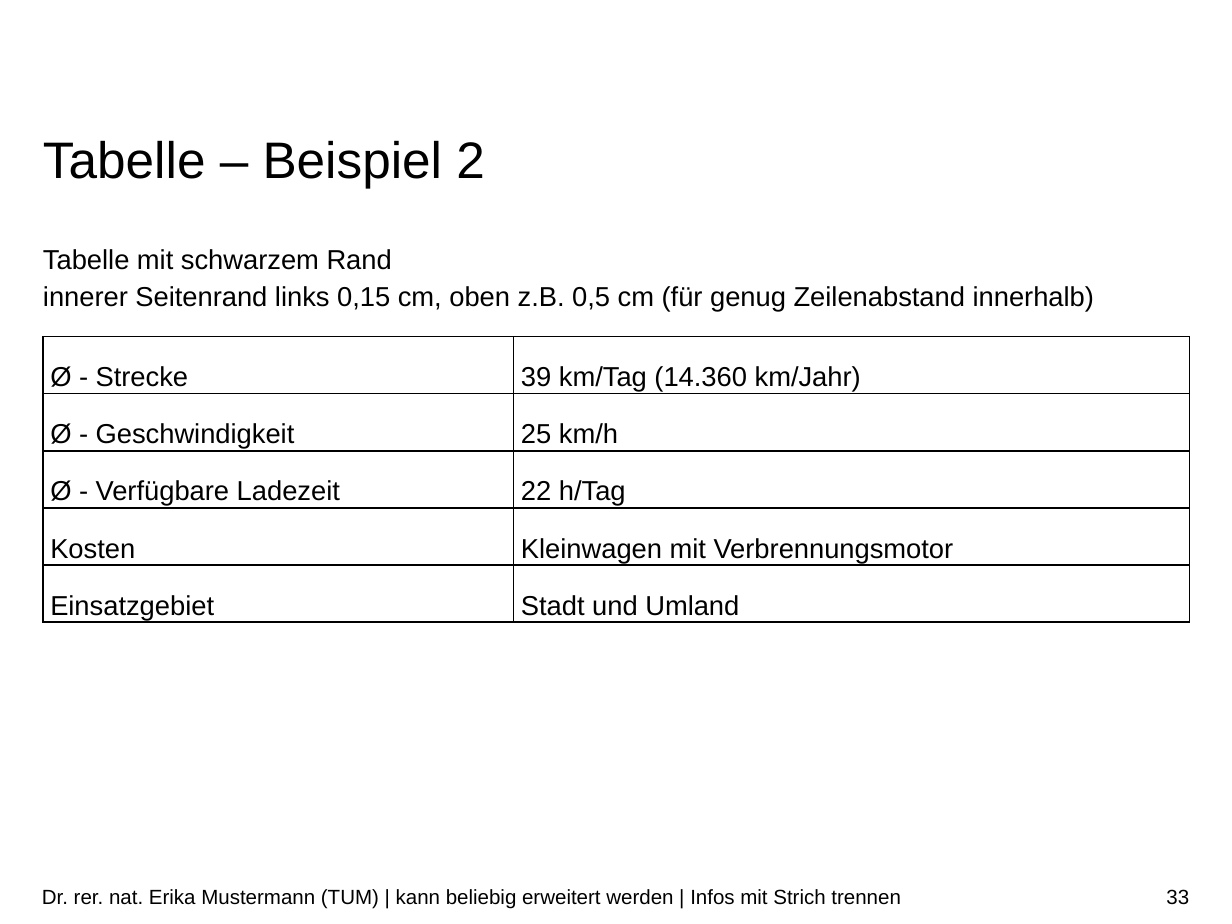
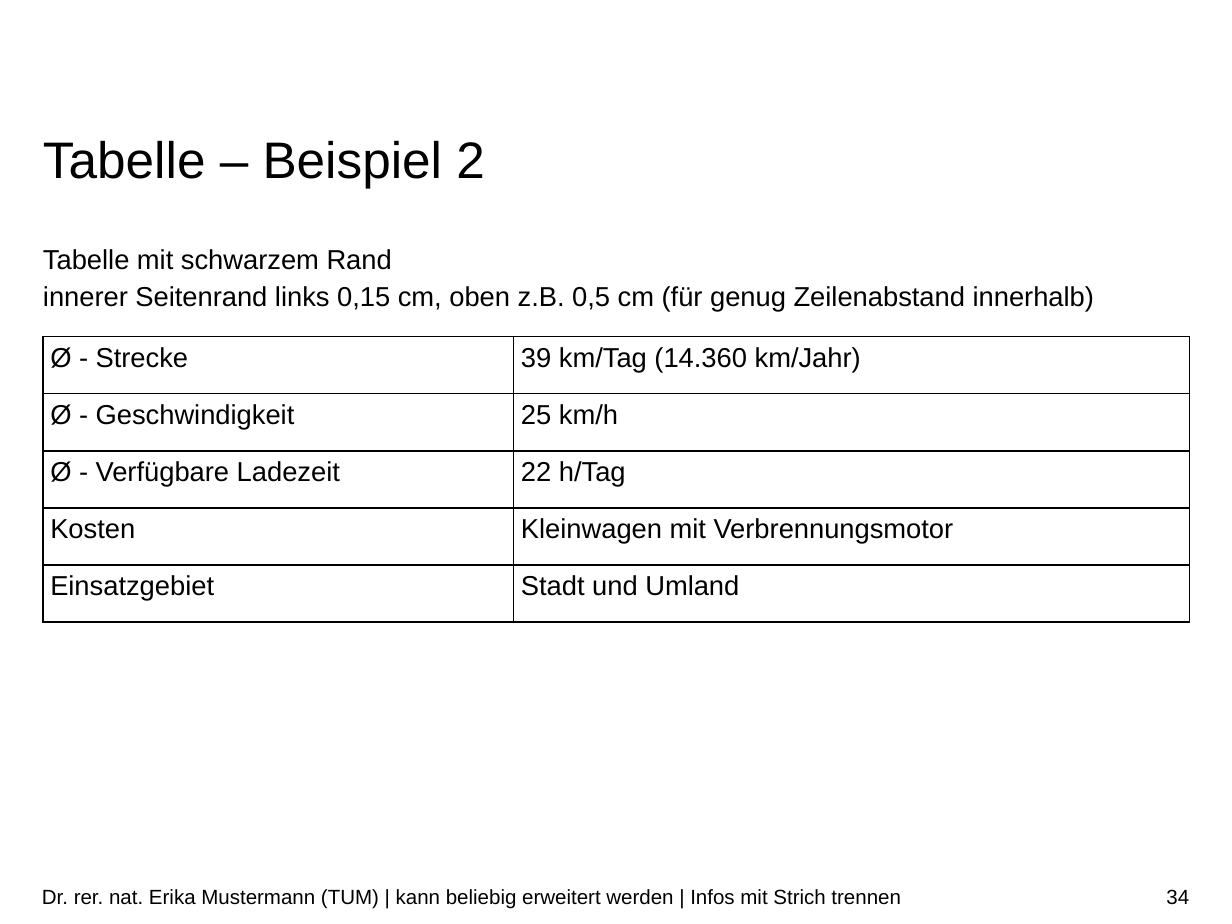
Before and after one commit to Tom-Huang/visual_navigation, a slide deck: slide 34 of Indirect Visual Odometry with Optical Flow.pptx (slide 33 before the commit). Drawn at 1232x924 pixels with LibreOffice and Linux fonts; fonts in the diff are those of the drawing; background and template pictures are left out. Boxes give left, top, right and bottom in pixels: in the first picture for what was removed or moved away, otherwise in the second. Text is boxed around its words. In the diff, an @@ line names an element or a change of style, - is before the commit and + after.

```diff
--- a/Indirect Visual Odometry with Optical Flow.pptx
+++ b/Indirect Visual Odometry with Optical Flow.pptx
@@ table at [43, 336, 1190, 622] @@
@@ borders changed @@
@@ page number at [1166, 889, 1189, 905]: text changed @@
-33
+34
```
Also in this commit, not shown: 19 other slides changed, 2 slides added, 1 slide removed, 2 other files.
